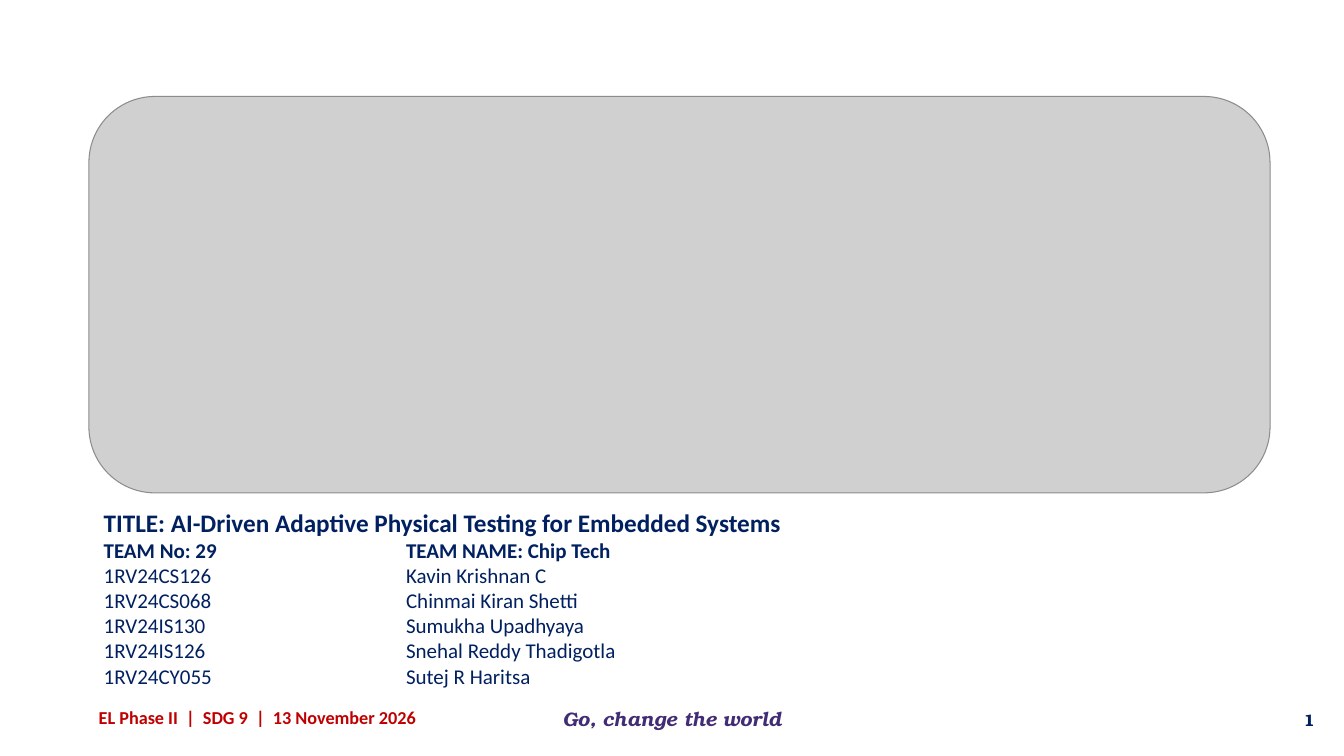
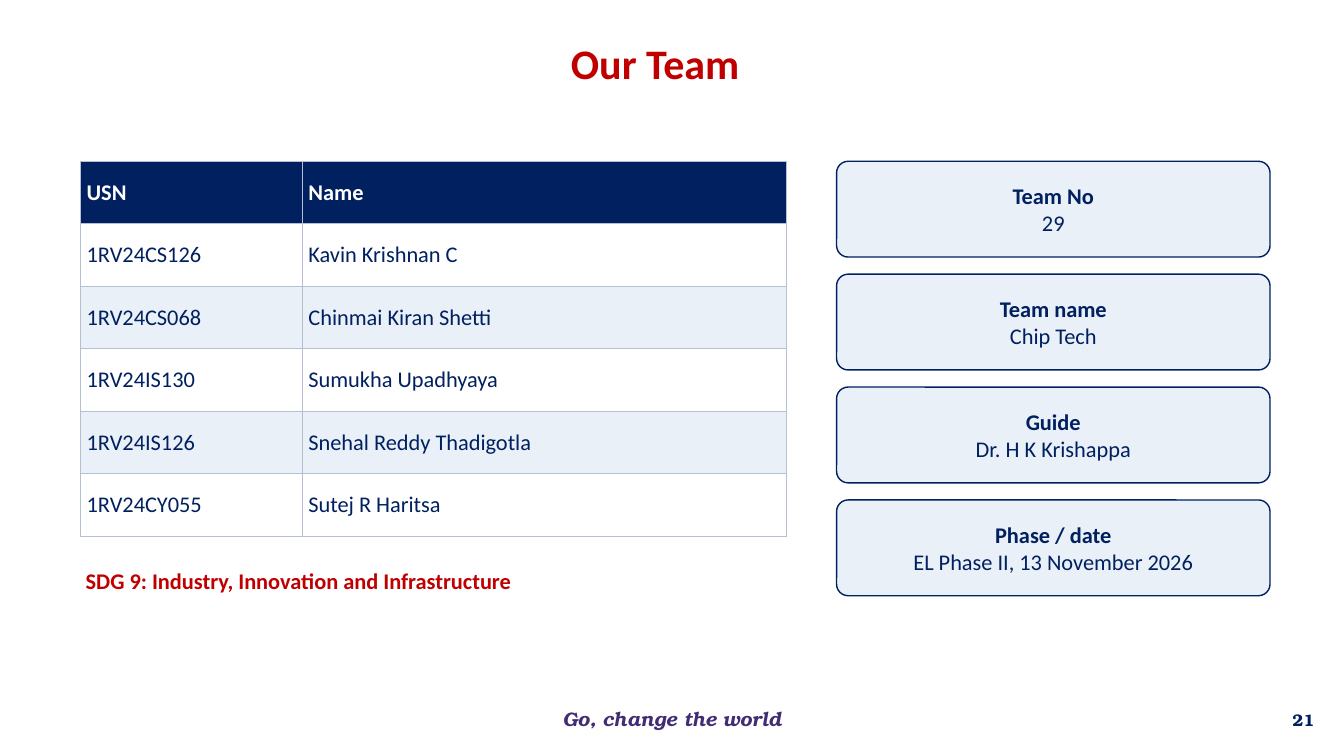
Before and after one commit to overclocked-2124/ChipCheck, a slide deck: slide 21 of docs/presentation/AI-Driven Adaptive Physical Testing for Embedded Systems - Phase 2.pptx (slide 1 before the commit). Drawn at 1344x756 pixels with LibreOffice and Linux fonts; fonts in the diff are those of the drawing; grey boxes stand for pictures; background and template pictures are left out. Boxes give left, top, right and bottom in pixels: in the first picture for what was removed or moved away, otherwise in the second. Text is boxed around its words. In the diff, an @@ line names an element or a change of style, - is before the commit and + after.

```diff
--- a/docs/presentation/AI-Driven Adaptive Physical Testing for Embedded Systems - Phase 2.pptx
+++ b/docs/presentation/AI-Driven Adaptive Physical Testing for Embedded Systems - Phase 2.pptx
@@ text added at [571,51,739,80], 30 pt, text #C00000, bold @@
+Our Team
@@ picture removed at [89,97,1270,493] @@
@@ table added at [81,161,786,536], 6 rows, 2 columns @@
+USN | Name
+1RV24CS126 | Kavin Krishnan C
+1RV24CS068 | Chinmai Kiran Shetti
+1RV24IS130 | Sumukha Upadhyaya
+1RV24IS126 | Snehal Reddy Thadigotla
+1RV24CY055 | Sutej R Haritsa
@@ rounded rectangle added at [837,161,1270,257], fill #EAF0F8, outline #002060 1 pt, 16 pt, text #002060, bold @@
+Team No
+29
@@ rounded rectangle added at [837,274,1270,370], fill #EAF0F8, outline #002060 1 pt, 16 pt, text #002060, bold @@
+Team name
+Chip Tech
@@ rounded rectangle added at [837,387,1270,483], fill #EAF0F8, outline #002060 1 pt, 16 pt, text #002060 @@
+Guide
+Dr. H K Krishappa
@@ rounded rectangle added at [837,500,1270,596], fill #EAF0F8, outline #002060 1 pt, 16 pt, text #002060 @@
+Phase / date
+EL Phase II, 13 November 2026
@@ text removed at [104,514,781,688] @@
-TITLE: AI-Driven Adaptive Physical Testing for Embedded Systems
-TEAM No: 29 TEAM NAME: Chip Tech
-1RV24CS126 Kavin Krishnan C
-1RV24CS068 Chinmai Kiran Shetti
-1RV24IS130 Sumukha Upadhyaya
-1RV24IS126 Snehal Reddy Thadigotla
-1RV24CY055 Sutej R Haritsa
@@ text added at [86,573,511,593], 16 pt, text #C00000, bold @@
+SDG 9: Industry, Innovation and Infrastructure
@@ text removed at [99,711,416,724] @@
-EL Phase II | SDG 9 | 13 November 2026
@@ page number at [1292,714,1314,726]: text changed @@
-1
+21
```
Also in this commit, not shown: 1 other slide changed, 2 slides added, 1 slide removed.
